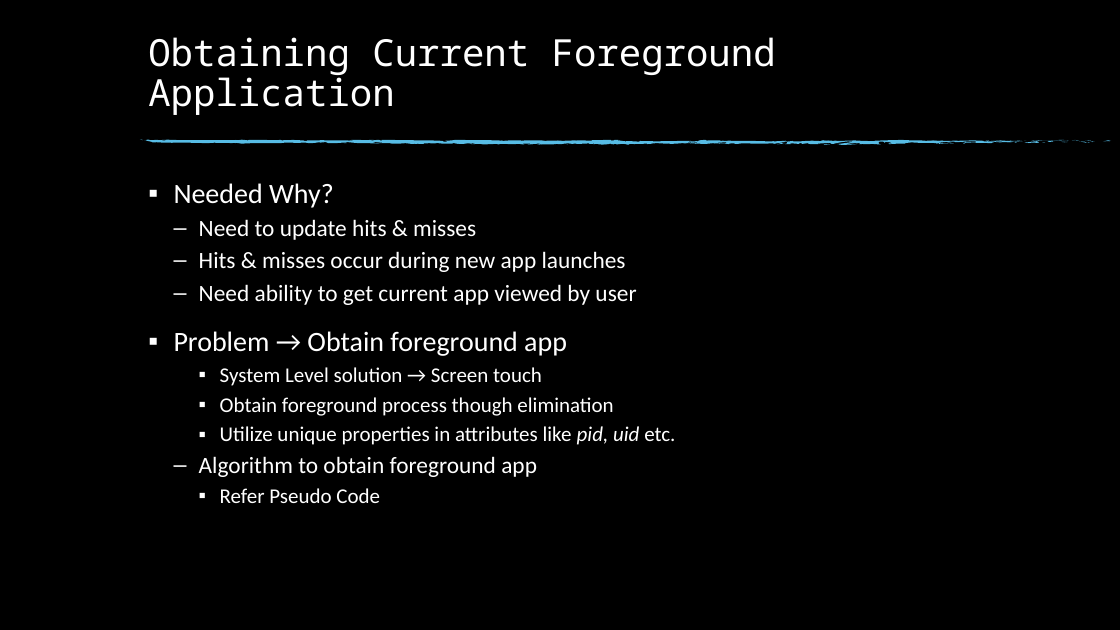
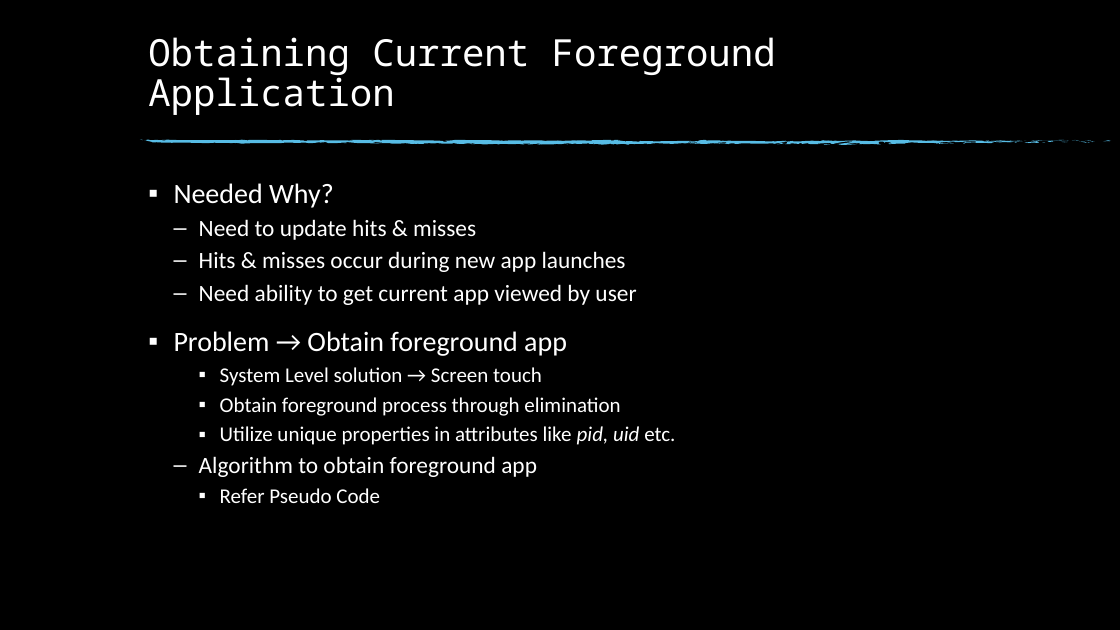
Before and after one commit to Buzz-Lightyear/ThesisDocuments, a slide deck: slide 17 of Thesis Presentation v2.0.pptx. Drawn at 1120x630 pixels with LibreOffice and Linux fonts; fonts in the diff are those of the drawing; background and template pictures are left out. Boxes give left, top, right and bottom in pixels: in the first picture for what was removed or moved away, otherwise in the second. Text is boxed around its words. In the diff, an @@ line names an element or a change of style, - is before the commit and + after.

```diff
--- a/Thesis Presentation v2.0.pptx
+++ b/Thesis Presentation v2.0.pptx
@@ text at (x1=220, y1=397, x2=620, y2=416): text changed @@
-    ▪ Obtain foreground process though elimination
+    ▪ Obtain foreground process through elimination
```
Also in this commit, not shown: 2 other slides changed, 4 other files.
